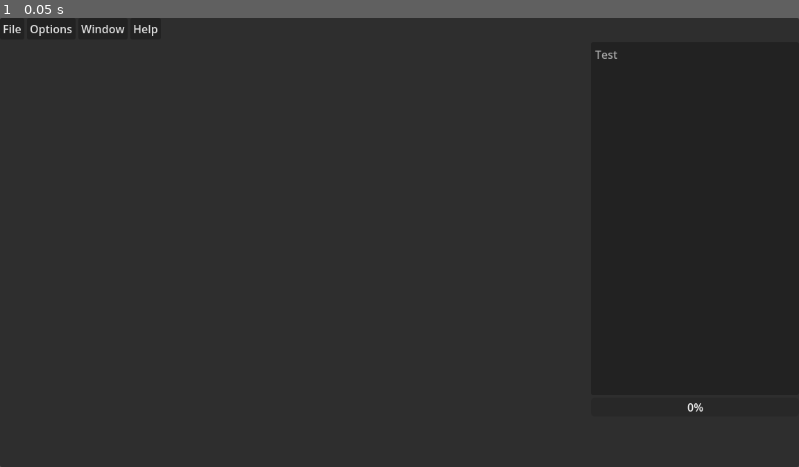
Above: before the commit, frame 1.
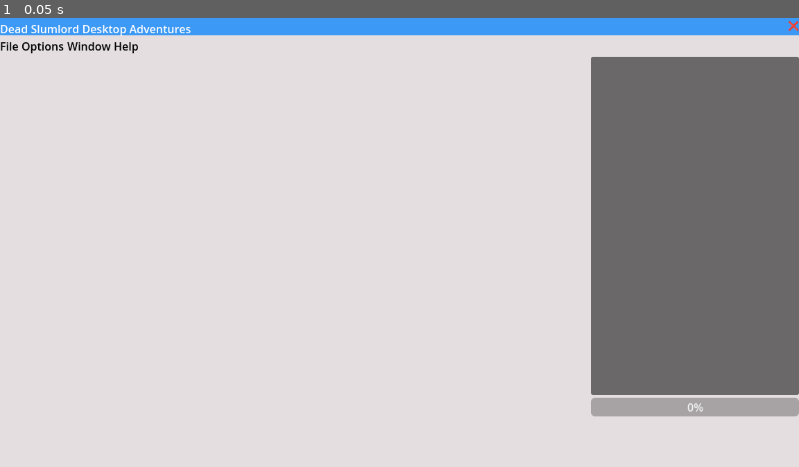
Above: after the commit, the same moment.

Repository: bismuthbison/GodotGameJam_74
Game: Godot game, scene res://scenes/Primary Game Window.tscn
The game is run twice, just before and just after one commit, with the same random seed, the same clock (stepped at 60 frames per second) and the same inputs.
Inputs:
- Up to frame 1 (0.05 s): no input

The runs differ from the first frame. In frame 1, 100% of the frame differs, in the area x 0-100%, y 0-100%.

Commit message:
added more stuff

Diff:
--- a/scenes/Primary Game Window.tscn
+++ b/scenes/Primary Game Window.tscn
@@ -1,7 +1,10 @@
-[gd_scene load_steps=3 format=3 uid="uid://bp4belogjknwf"]
+[gd_scene load_steps=4 format=3 uid="uid://bp4belogjknwf"]
 
 [ext_resource type="Theme" uid="uid://b3qna3b85eetg" path="res://theme/main.tres" id="1_r64qc"]
 [ext_resource type="Script" path="res://scenes/primary_game_window.gd" id="2_ot7pi"]
+
+[sub_resource type="StyleBoxFlat" id="StyleBoxFlat_7penb"]
+bg_color = Color(0.235294, 0.6, 0.964706, 1)
 
 [node name="Main" type="PanelContainer"]
 anchors_preset = 15
@@ -12,13 +15,43 @@
 theme = ExtResource("1_r64qc")
 script = ExtResource("2_ot7pi")
 
-[node name="VBoxContainer" type="VBoxContainer" parent="."]
+[node name="Panel" type="Panel" parent="."]
 layout_mode = 2
 
-[node name="MenuBar" type="MenuBar" parent="VBoxContainer"]
+[node name="VBoxContainer" type="VBoxContainer" parent="Panel"]
+layout_mode = 2
+offset_right = 1152.0
+offset_bottom = 648.0
+
+[node name="Panel" type="Panel" parent="Panel/VBoxContainer"]
+custom_minimum_size = Vector2(0, 25)
+layout_mode = 2
+theme_override_styles/panel = SubResource("StyleBoxFlat_7penb")
+
+[node name="HBoxContainer2" type="HBoxContainer" parent="Panel/VBoxContainer/Panel"]
+layout_mode = 2
+offset_top = 4.0
+offset_right = 1152.0
+offset_bottom = 27.0
+
+[node name="Label2" type="Label" parent="Panel/VBoxContainer/Panel/HBoxContainer2"]
+layout_mode = 2
+size_flags_horizontal = 2
+size_flags_vertical = 0
+text = "Dead Slumlord Desktop Adventures"
+vertical_alignment = 1
+
+[node name="Label" type="Label" parent="Panel/VBoxContainer/Panel/HBoxContainer2"]
+layout_mode = 2
+size_flags_horizontal = 10
+size_flags_vertical = 1
+text = "❌"
+horizontal_alignment = 1
+
+[node name="MenuBar" type="MenuBar" parent="Panel/VBoxContainer"]
 layout_mode = 2
 
-[node name="File" type="PopupMenu" parent="VBoxContainer/MenuBar"]
+[node name="File" type="PopupMenu" parent="Panel/VBoxContainer/MenuBar"]
 title = "File"
 item_count = 6
 item_0/text = "New World"
@@ -33,37 +66,44 @@
 item_5/text = "Quit"
 item_5/id = 5
 
-[node name="Options" type="PopupMenu" parent="VBoxContainer/MenuBar"]
+[node name="Options" type="PopupMenu" parent="Panel/VBoxContainer/MenuBar"]
 title = "Options"
 
-[node name="Window" type="PopupMenu" parent="VBoxContainer/MenuBar"]
+[node name="Window" type="PopupMenu" parent="Panel/VBoxContainer/MenuBar"]
 title = "Window"
+item_count = 1
+item_0/text = "Hide Me!"
 
-[node name="Help" type="PopupMenu" parent="VBoxContainer/MenuBar"]
+[node name="Help" type="PopupMenu" parent="Panel/VBoxContainer/MenuBar"]
 title = "Help"
+item_count = 3
+item_0/text = "How to Play "
+item_1/id = 1
+item_1/separator = true
+item_2/text = "About / Credits"
+item_2/id = 2
 
-[node name="HBoxContainer" type="HBoxContainer" parent="VBoxContainer"]
+[node name="HBoxContainer" type="HBoxContainer" parent="Panel/VBoxContainer"]
 layout_mode = 2
 size_flags_vertical = 3
 
-[node name="SubViewportContainer" type="SubViewportContainer" parent="VBoxContainer/HBoxContainer"]
+[node name="SubViewportContainer" type="SubViewportContainer" parent="Panel/VBoxContainer/HBoxContainer"]
 layout_mode = 2
 size_flags_horizontal = 3
 
-[node name="VBoxContainer" type="VBoxContainer" parent="VBoxContainer/HBoxContainer"]
+[node name="VBoxContainer" type="VBoxContainer" parent="Panel/VBoxContainer/HBoxContainer"]
 layout_mode = 2
 
-[node name="ItemList" type="ItemList" parent="VBoxContainer/HBoxContainer/VBoxContainer"]
+[node name="ItemList" type="ItemList" parent="Panel/VBoxContainer/HBoxContainer/VBoxContainer"]
 custom_minimum_size = Vector2(300, 0)
 layout_mode = 2
 size_flags_vertical = 3
 item_count = 1
-item_0/text = "Test"
 
-[node name="VBoxContainer" type="VBoxContainer" parent="VBoxContainer/HBoxContainer/VBoxContainer"]
+[node name="VBoxContainer" type="VBoxContainer" parent="Panel/VBoxContainer/HBoxContainer/VBoxContainer"]
 custom_minimum_size = Vector2(0, 100)
 layout_mode = 2
 
-[node name="ProgressBar" type="ProgressBar" parent="VBoxContainer/HBoxContainer/VBoxContainer/VBoxContainer"]
+[node name="ProgressBar" type="ProgressBar" parent="Panel/VBoxContainer/HBoxContainer/VBoxContainer/VBoxContainer"]
 layout_mode = 2
 rounded = true
--- /dev/null
+++ b/scenes/game_view.tscn
@@ -0,0 +1,3 @@
+[gd_scene format=3 uid="uid://bvn08v2htxsy4"]
+
+[node name="GameView" type="Node2D"]
--- a/theme/main.tres
+++ b/theme/main.tres
@@ -1,7 +1,41 @@
-[gd_resource type="Theme" load_steps=2 format=3 uid="uid://b3qna3b85eetg"]
+[gd_resource type="Theme" load_steps=8 format=3 uid="uid://b3qna3b85eetg"]
+
+[sub_resource type="StyleBoxFlat" id="StyleBoxFlat_q6mlu"]
+bg_color = Color(0.894118, 0.870588, 0.878431, 1)
+
+[sub_resource type="StyleBoxFlat" id="StyleBoxFlat_ld58a"]
+bg_color = Color(0.843137, 0.843137, 0.843137, 1)
+
+[sub_resource type="StyleBoxFlat" id="StyleBoxFlat_ls74y"]
+bg_color = Color(0.894118, 0.870588, 0.878431, 1)
+
+[sub_resource type="StyleBoxFlat" id="StyleBoxFlat_lws8a"]
+bg_color = Color(0.843137, 0.843137, 0.843137, 1)
 
 [sub_resource type="StyleBoxFlat" id="StyleBoxFlat_2gu5s"]
 bg_color = Color(0.894118, 0.870588, 0.878431, 1)
 
+[sub_resource type="StyleBoxFlat" id="StyleBoxFlat_7bu7b"]
+bg_color = Color(0.894118, 0.870588, 0.878431, 1)
+
+[sub_resource type="StyleBoxFlat" id="StyleBoxFlat_e6n2a"]
+bg_color = Color(0.894118, 0.870588, 0.878431, 1)
+border_width_left = 1
+border_width_top = 1
+border_width_right = 1
+border_width_bottom = 1
+border_color = Color(0.196078, 0.196078, 0.196078, 1)
+
 [resource]
+Button/colors/font_color = Color(0, 0, 0, 1)
+Button/styles/normal = SubResource("StyleBoxFlat_q6mlu")
+MenuBar/colors/font_color = Color(0, 0, 0, 1)
+MenuBar/colors/font_hover_color = Color(0, 0, 1, 1)
+MenuBar/styles/hover = SubResource("StyleBoxFlat_ld58a")
+MenuBar/styles/normal = SubResource("StyleBoxFlat_ls74y")
+MenuBar/styles/pressed = SubResource("StyleBoxFlat_lws8a")
 Panel/styles/panel = SubResource("StyleBoxFlat_2gu5s")
+PopupMenu/colors/font_color = Color(0, 0, 0, 1)
+PopupMenu/colors/font_hover_color = Color(0, 0, 0.196078, 1)
+PopupMenu/styles/hover = SubResource("StyleBoxFlat_7bu7b")
+PopupMenu/styles/panel = SubResource("StyleBoxFlat_e6n2a")
